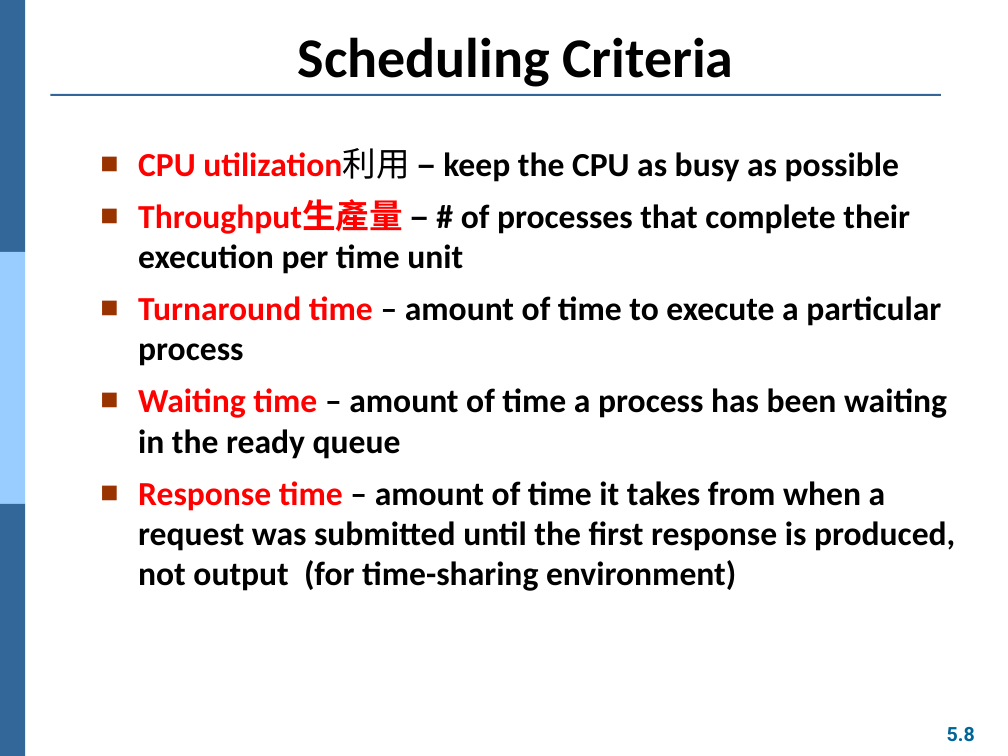
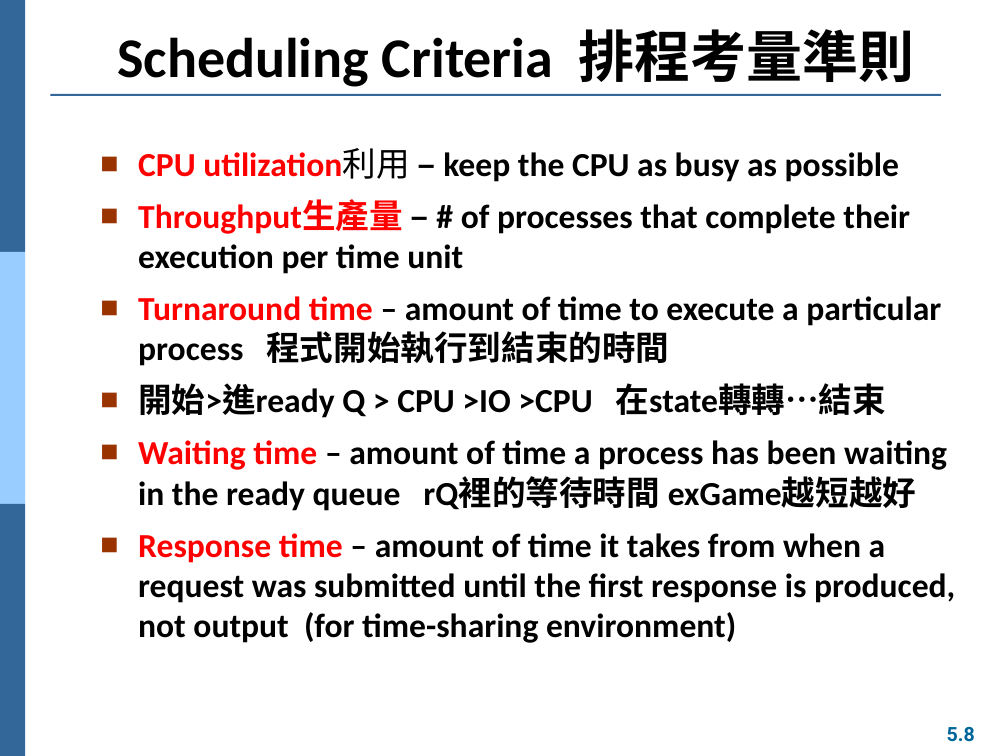
Before and after one commit to Yang09701194/OS_Learning, a slide deck: slide 8 of ch05.pptx. Drawn at 1008x756 pixels with LibreOffice and Linux fonts; fonts in the diff are those of the drawing. Boxes give left, top, right and bottom in pixels: in the first picture for what was removed or moved away, otherwise in the second. Text is boxed around its words. In the diff, an @@ line names an element or a change of style, - is before the commit and + after.

```diff
--- a/ch05.pptx
+++ b/ch05.pptx
@@ title at <box>117,29,915,87</box>: text changed @@
-Scheduling Criteria
+Scheduling Criteria 排程考量準則
@@ text at <box>138,296,947,511</box>: text changed @@
-■ Turnaround time – amount of time to execute a particular process
-■ Waiting time – amount of time a process has been waiting in the ready queue
+■ Turnaround time – amount of time to execute a particular process 程式開始執行到結束的時間
+■ 開始>進ready Q > CPU >IO >CPU 在state轉轉…結束
+■ Waiting time – amount of time a process has been waiting in the ready queue rQ裡的等待時間 exGame越短越好
```
Also in this commit, not shown: 31 other slides changed, 2 slides added, 1 other file.
